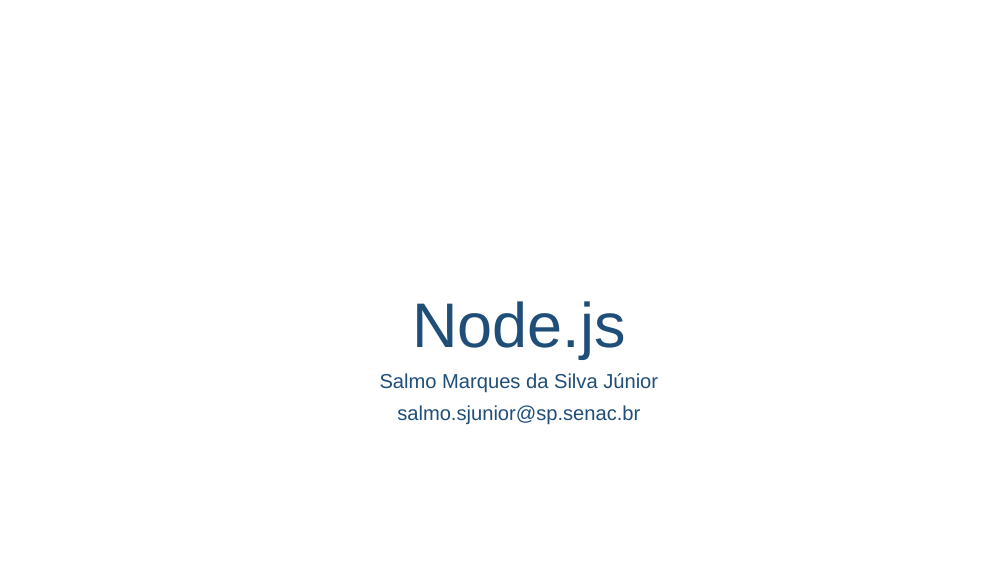
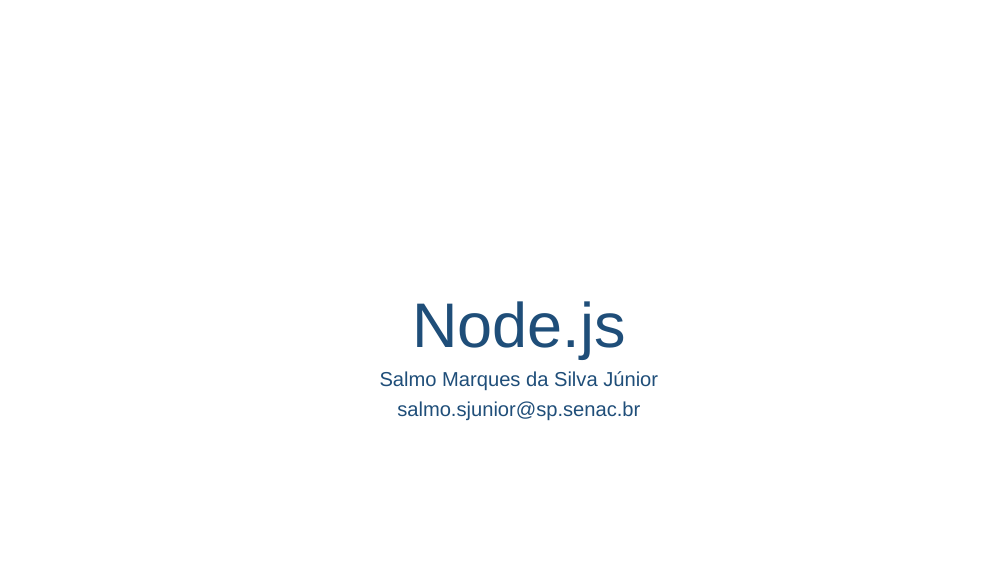
Before and after one commit to salmo-jr/public-slides, a slide deck: slide 1 of node-js.pptx. Drawn at 1008x567 pixels with LibreOffice and Linux fonts; fonts in the diff are those of the drawing; background and template pictures are left out. Boxes give left, top, right and bottom in pixels: in the first picture for what was removed or moved away, otherwise in the second. Text is boxed around its words. In the diff, an @@ line names an element or a change of style, - is before the commit and + after.

Commit message:
update slides

```diff
--- a/node-js.pptx
+++ b/node-js.pptx
@@ text "Salmo Marques da Silva Júnior" at (380, 371, 658, 420): line spacing 0.9 to 0.8 @@
```
Also in this commit, not shown: 1 other slide changed, 1 slide added.
